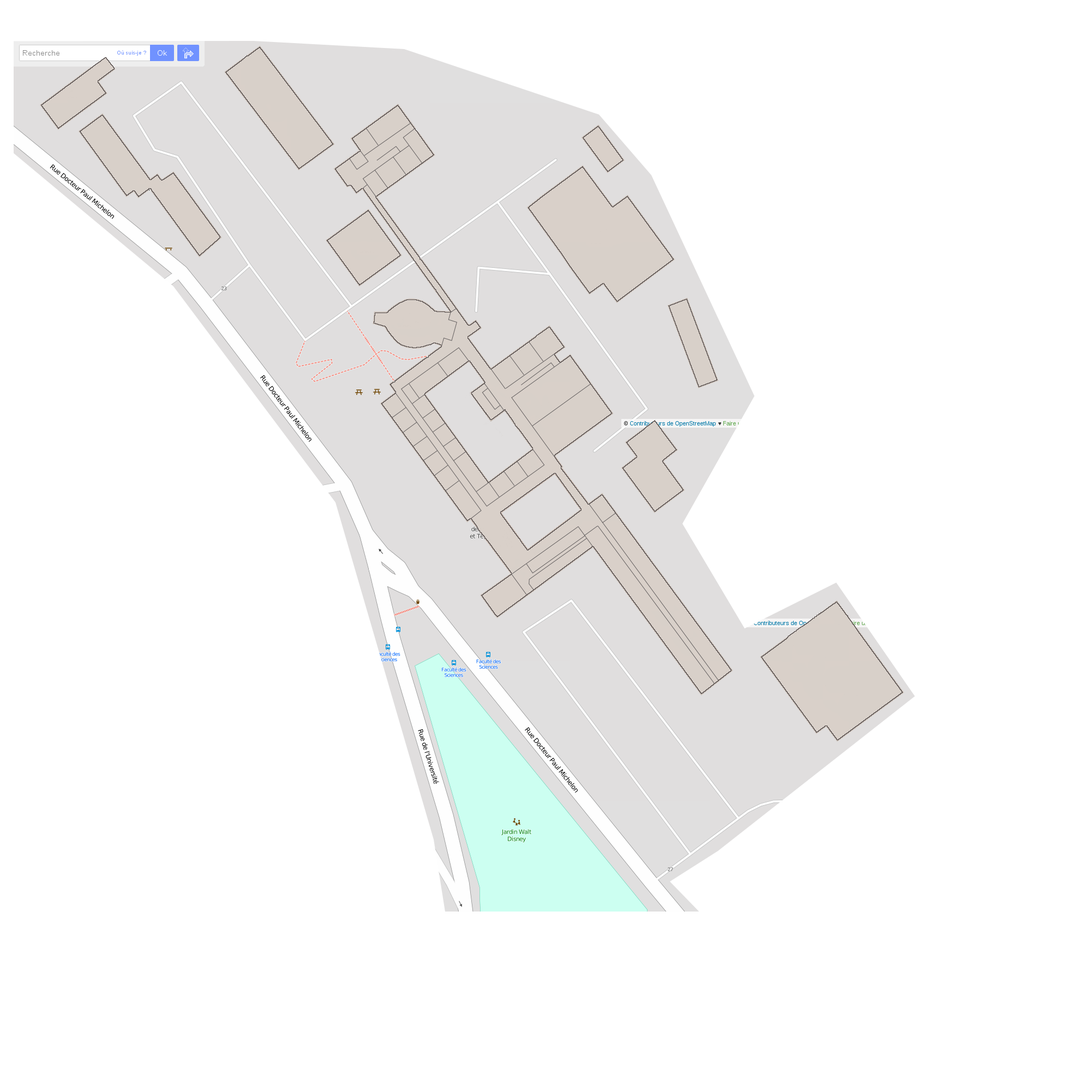
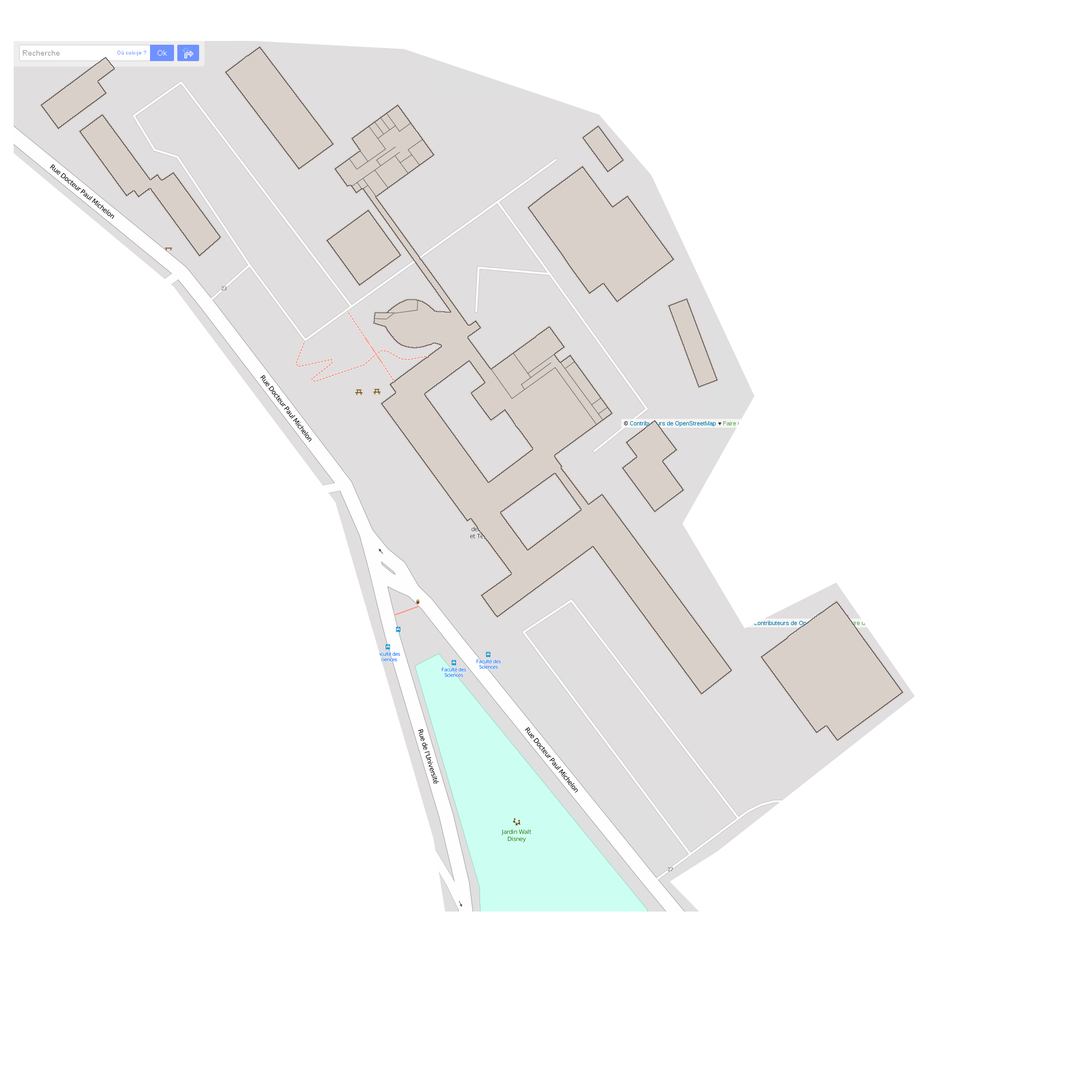
Revision of a layered 1091×1091 image; what changed, layer by layer:
hid "Salles N1" over (349, 122, 720, 684)
showed "Salles N2", painted on it over (349, 113, 608, 426)
